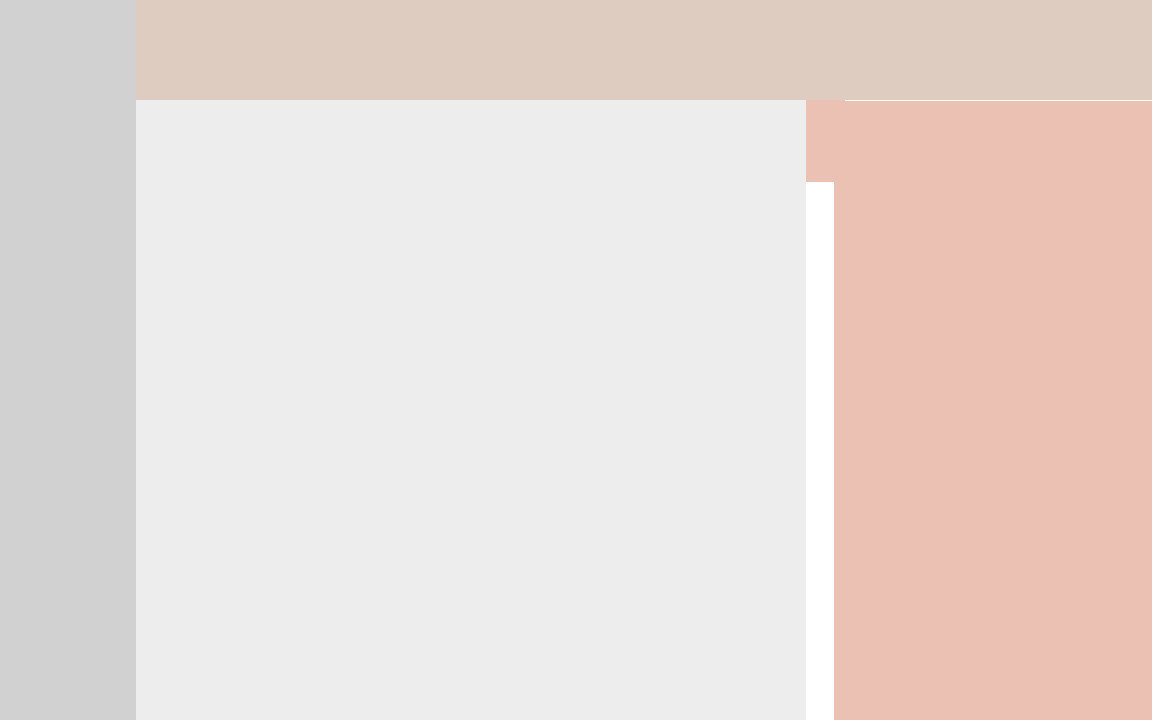
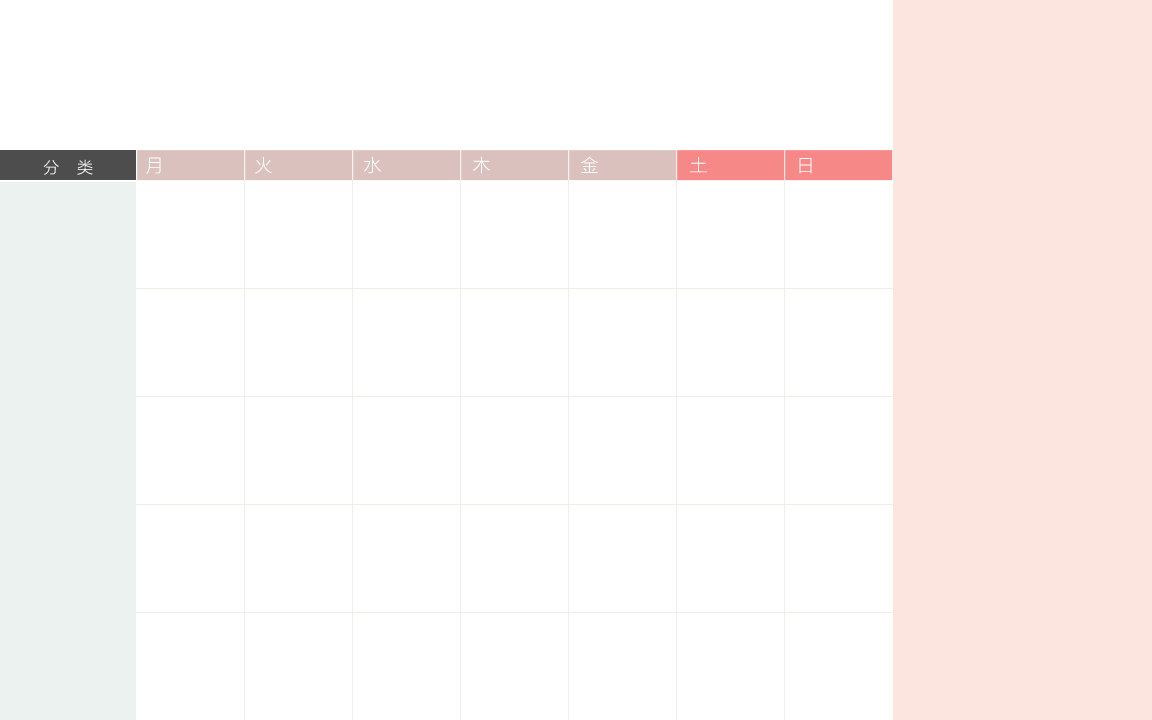
Revision of a layered 1152px x 720px image; what changed, layer by layer:
added group "组 1" with 22 layers above "形状 3" over left=0, top=150, right=893, bottom=720
added layer "分 类" in group "组 1" over left=43, top=159, right=93, bottom=175
added layer "矩形 7" in group "组 1" over left=0, top=150, right=136, bottom=180
added layer "木" in group "组 1" over left=473, top=156, right=490, bottom=174
added layer "水" in group "组 1" over left=364, top=156, right=381, bottom=174
added group "组 3" with 7 layers in group "组 1" over left=137, top=150, right=893, bottom=181
added layer "矩形 5 拷贝 6" in group "组 3" over left=785, top=150, right=893, bottom=181
added layer "矩形 5 拷贝 5" in group "组 3" over left=677, top=150, right=785, bottom=181
added layer "矩形 5 拷贝 4" in group "组 3" over left=569, top=150, right=677, bottom=181
added layer "矩形 5 拷贝 3" in group "组 3" over left=461, top=150, right=569, bottom=181
added layer "矩形 5 拷贝 2" in group "组 3" over left=353, top=150, right=461, bottom=181
added layer "矩形 5 拷贝" in group "组 3" over left=245, top=150, right=353, bottom=181
moved "矩形 5" into group "组 3", painted on it over left=137, top=100, right=845, bottom=182
removed layer "矩形 2" over left=834, top=101, right=1152, bottom=720
added group "组 2" with 4 layers in group "组 1" over left=136, top=180, right=893, bottom=720
added layer "形状 2 拷贝 2" in group "组 2" over left=136, top=504, right=893, bottom=613
added layer "形状 2 拷贝" in group "组 2" over left=136, top=396, right=893, bottom=397
added layer "形状 2" in group "组 2" over left=136, top=288, right=893, bottom=289
added layer "形状 1" in group "组 2" over left=244, top=180, right=785, bottom=720
painted on "矩形 4" over left=0, top=0, right=136, bottom=720
removed layer "矩形 3" over left=136, top=100, right=806, bottom=720
added layer "矩形 6" above "矩形 1" over left=893, top=0, right=1152, bottom=720
painted on "矩形 1" over left=0, top=0, right=1152, bottom=150
…and 6 more changes (6 added)
